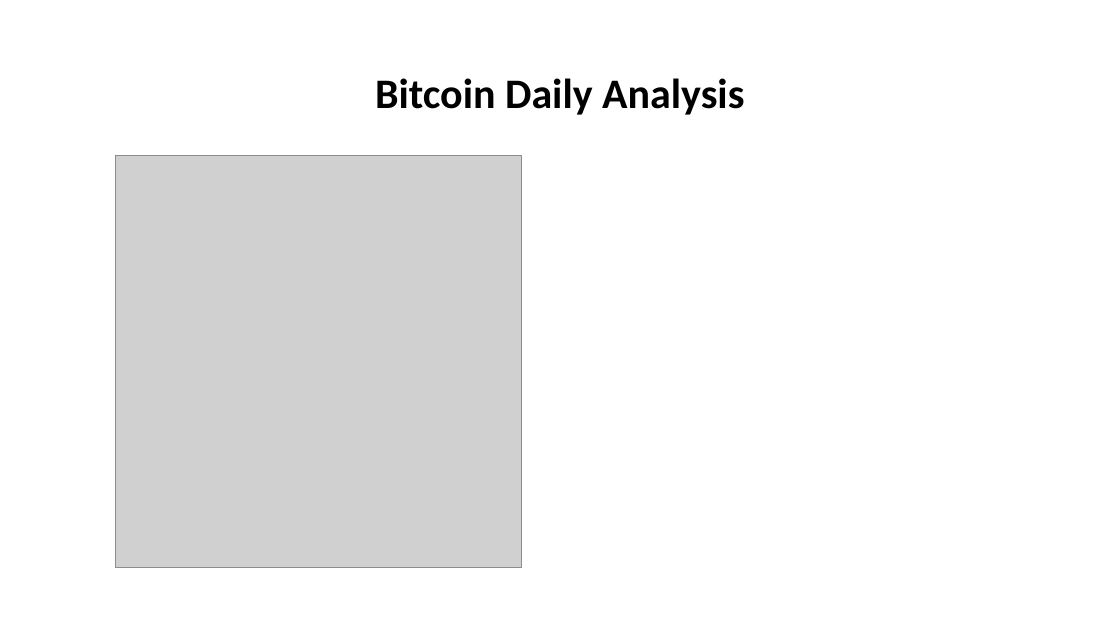
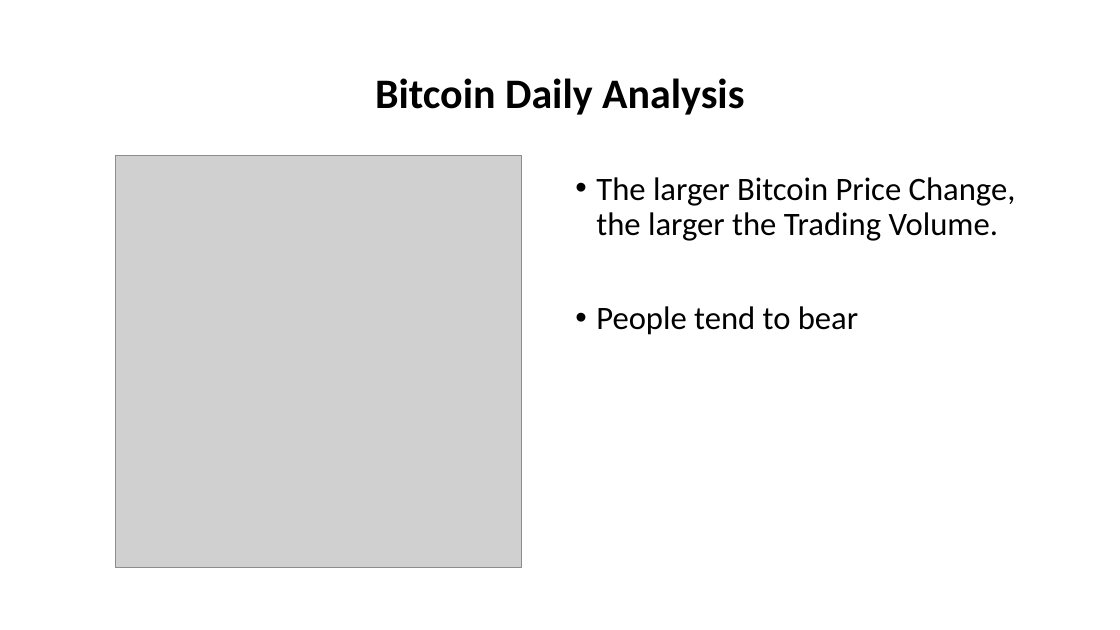
Before and after one commit to sHongJung/DBC_Team, a slide deck: slide 9 of Final/Bitcoin Slides.pptx. Drawn at 1120x630 pixels with LibreOffice and Linux fonts; fonts in the diff are those of the drawing; grey boxes stand for pictures. Boxes give left, top, right and bottom in pixels: in the first picture for what was removed or moved away, otherwise in the second. Text is boxed around its words. In the diff, an @@ line names an element or a change of style, - is before the commit and + after.

```diff
--- a/Final/Bitcoin Slides.pptx
+++ b/Final/Bitcoin Slides.pptx
@@ text added at bbox=[596, 177, 1016, 335], 28 pt, text #000000 @@
+• The larger Bitcoin Price Change, the larger the Trading Volume.
+• People tend to bear
```
Also in this commit, not shown: 2 other slides changed, 1 other file.
